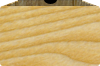
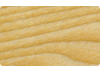
Revision of a layered w=100, h=66 image; what changed, layer by layer:
painted on "Layer 1" over [3, 0, 96, 6]
painted on "Layer 0" over [2, 0, 98, 6]
